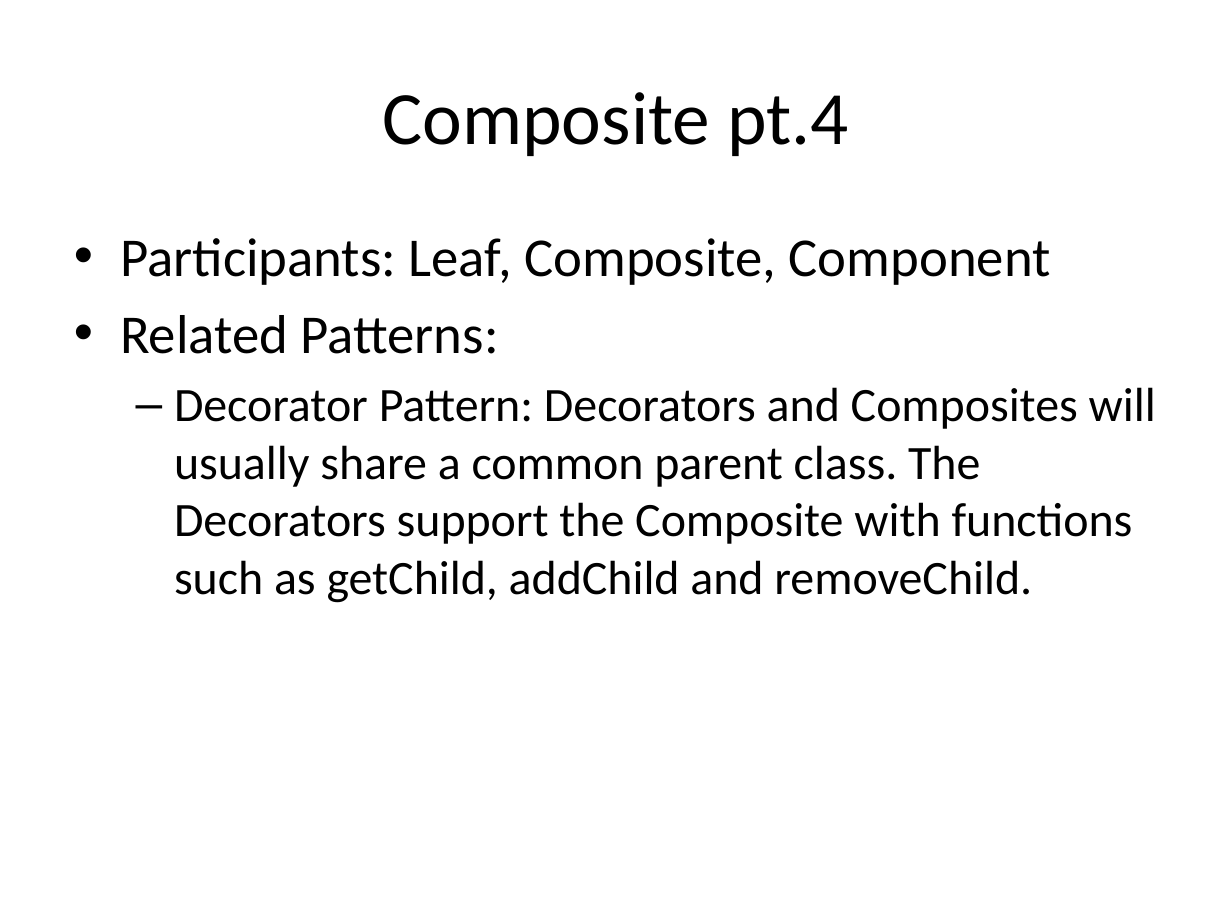
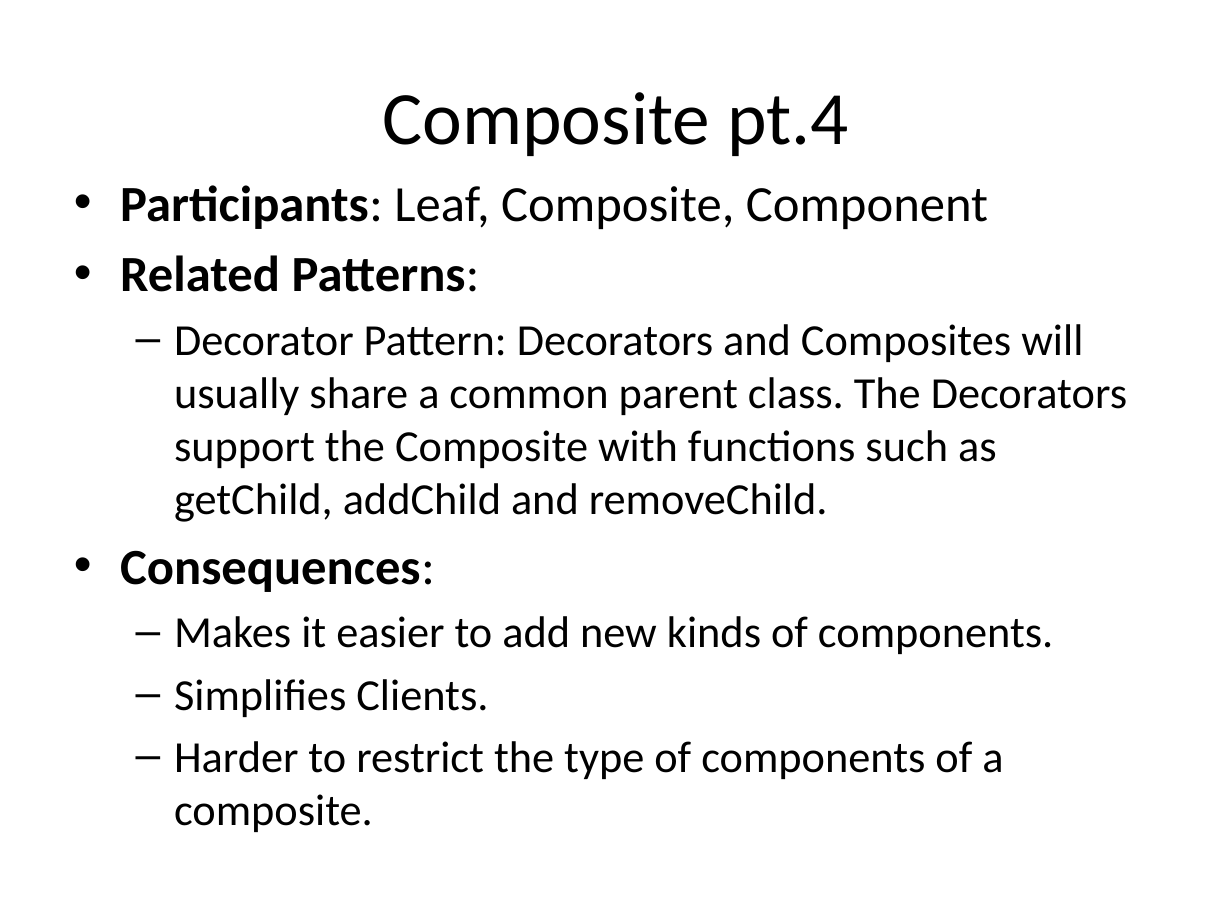
Before and after one commit to scurrymd/Software-Engineering, a slide deck: slide 23 of docs/UC Schedule App.pptx (slide 21 before the commit). Drawn at 1232x924 pixels with LibreOffice and Linux fonts; fonts in the diff are those of the drawing. Boxes give left, top, right and bottom in pixels: in the first picture for what was removed or moved away, otherwise in the second. Text is boxed around its words. In the diff, an @@ line names an element or a change of style, - is before the commit and + after.

```diff
--- a/docs/UC Schedule App.pptx
+++ b/docs/UC Schedule App.pptx
@@ text "Participants: Leaf, Composite, Component": place and size @@
-text "Participants: Leaf, Composite, Component" at (120,238,1156,603)
+text "Participants: Leaf, Composite, Component" at (120,185,1127,832)
@@ text at (120,185,1127,522): size 32 to 29.6 pt in "Participants: Leaf, Composite, Component", "Related Patterns:"; bold on in "Participants:", "Related Patterns:"; size 28 to 25.9 pt in "Decorator Pattern: Decorators and Composites will usually ..." @@
@@ text at (120,550,1053,832): paragraphs added @@
+• Consequences:
+  – Makes it easier to add new kinds of components.
+  – Simplifies Clients.
+  – Harder to restrict the type of components of a composite.
```
Also in this commit, not shown: 6 other slides changed, 2 slides added.
